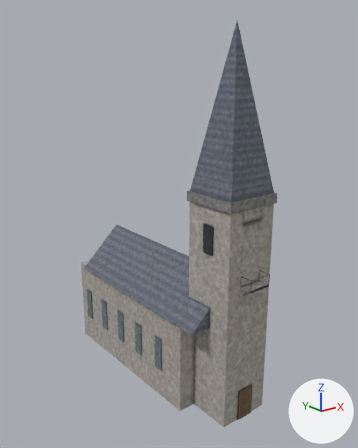
The FBX model Content/Assets/Locations/City/SM_Church.fbx: old version first, new version second.
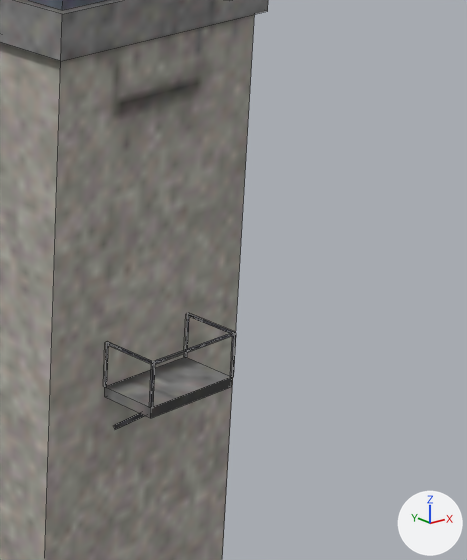
Old and new are each drawn whole from a 50 mm lens placed at (-34.5, -45.7, 36.7), pointed at (0.4, -2.0, 19.3) and again close up on the part from 61% to 90% of the width and 45% to 73% of the height. Arrows for +X, +Y and +Z are at lower right; the lights stay in place. The last two pictures show the newer version. The close-ups show mesh edges as thin lines. Objects named as collision shapes, trigger or cutter boxes, shadow casters or lower levels of detail are left out.

The scene before the commit, as lines of its bpy script (objects in view):
```python
me_sm_church = bpy.data.meshes.new('SM_Church')
me_sm_church.from_pydata(...)  # 219 vertices, 166 faces; spans x -5.4..5.4, y -15.4..13.0, z 0.0..41.0
me_sm_church.materials.append(mat_m_city_props)  # picture img_t_city_props_png
ob_sm_church = bpy.data.objects.new('SM_Church', me_sm_church)
ob_sm_church.location = (0.0, 0.0, 0.0)
```
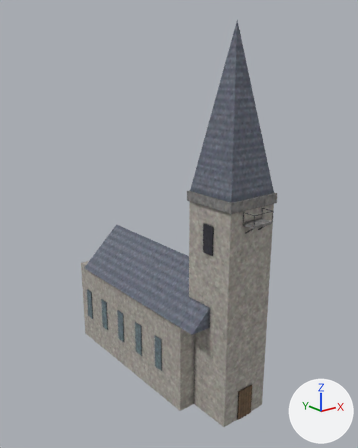
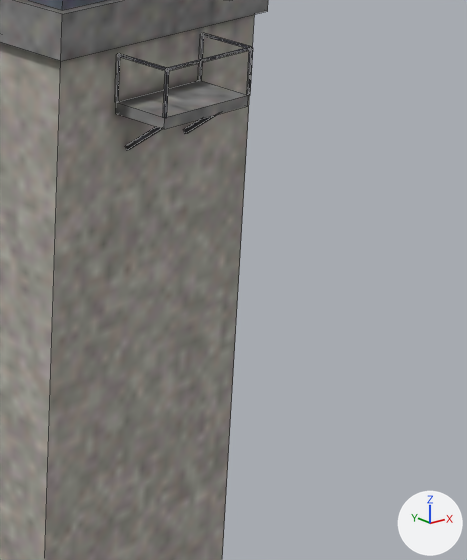
What differs and where, as boxes [x1, y1, x2, y2] in the close-ups (467 x 560 px; the box of a moved part takes in the faces that stretch with it):
part 1 of me_sm_church, moved or reshaped
    before: [114, 413, 145, 429]
    after: [126, 127, 162, 150]
part 2 of me_sm_church, moved or reshaped (not visible before)
    after: [184, 114, 218, 134]
part 3 of me_sm_church, moved or reshaped
    before: [104, 344, 108, 387]
    after: [116, 55, 120, 103]
part 4 of me_sm_church, moved or reshaped
    before: [149, 363, 155, 408]
    after: [163, 69, 169, 118]
part 5 of me_sm_church, moved or reshaped
    before: [230, 333, 236, 377]
    after: [247, 48, 253, 95]
part 6 of me_sm_church, moved or reshaped
    before: [185, 315, 189, 358]
    after: [199, 34, 204, 81]
part 7 of me_sm_church, moved or reshaped
    before: [106, 341, 154, 364]
    after: [117, 53, 167, 70]
part 8 of me_sm_church, moved or reshaped
    before: [153, 332, 235, 364]
    after: [167, 47, 252, 71]
part 9 of me_sm_church, moved or reshaped
    before: [187, 313, 234, 333]
    after: [201, 33, 252, 48]
part 10 of me_sm_church, moved or reshaped
    before: [105, 357, 232, 418]
    after: [116, 81, 248, 129]

Edits to the bpy script that builds the scene:
```text
Change me_sm_church:
    where me_sm_church.from_pydata(...)  # 219 vertices, 166 faces; spans x -5.4..5.4, y -15.4..13.0, z 0.0..41.0
    used by ob_sm_church; location = (0.0, 0.0, 0.0)
    me_sm_church part 1: the loose piece of 8 vertices spanning x -1.0..-0.9, y -15.1..-14.0, z 14.9..15.8 is moved by (0.0, 0.0, 6.6)
    me_sm_church part 2: the loose piece of 8 vertices spanning x 0.9..1.0, y -15.1..-14.0, z 14.9..15.8 is moved by (0.0, 0.0, 6.6)
    me_sm_church part 3: the loose piece of 8 vertices spanning x -1.3, y -14.0, z 16.0..17.0 is moved by (0.0, 0.0, 6.6)
    me_sm_church part 4: the loose piece of 8 vertices spanning x -1.3, y -15.4, z 16.0..17.0 is moved by (0.0, 0.0, 6.6)
    me_sm_church part 5: the loose piece of 8 vertices spanning x 1.3, y -15.4, z 16.0..17.0 is moved by (0.0, 0.0, 6.6)
    me_sm_church part 6: the loose piece of 8 vertices spanning x 1.3, y -14.0, z 16.0..17.0 is moved by (0.0, 0.0, 6.6)
    me_sm_church part 7: the loose piece of 8 vertices spanning x -1.3, y -15.4..-14.0, z 17.0..17.1 is moved by (0.0, 0.0, 6.6)
    me_sm_church part 8: the loose piece of 8 vertices spanning x -1.3..1.3, y -15.4, z 17.0..17.1 is moved by (0.0, 0.0, 6.6)
    me_sm_church part 9: the loose piece of 8 vertices spanning x 1.3, y -15.4..-14.0, z 17.0..17.1 is moved by (0.0, 0.0, 6.6)
    me_sm_church part 10: the loose piece of 8 vertices spanning x -1.3..1.3, y -15.4..-14.0, z 15.8..16.0 is moved by (0.0, 0.0, 6.6)
```
